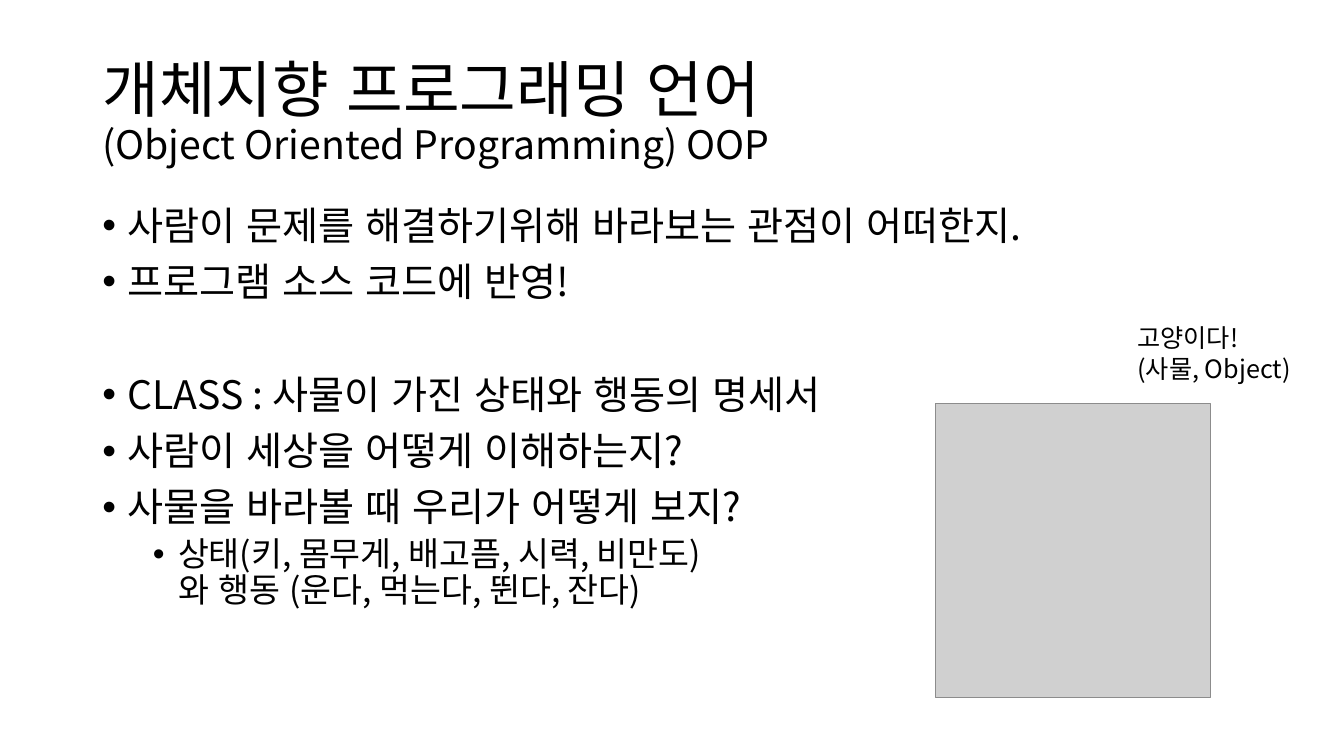
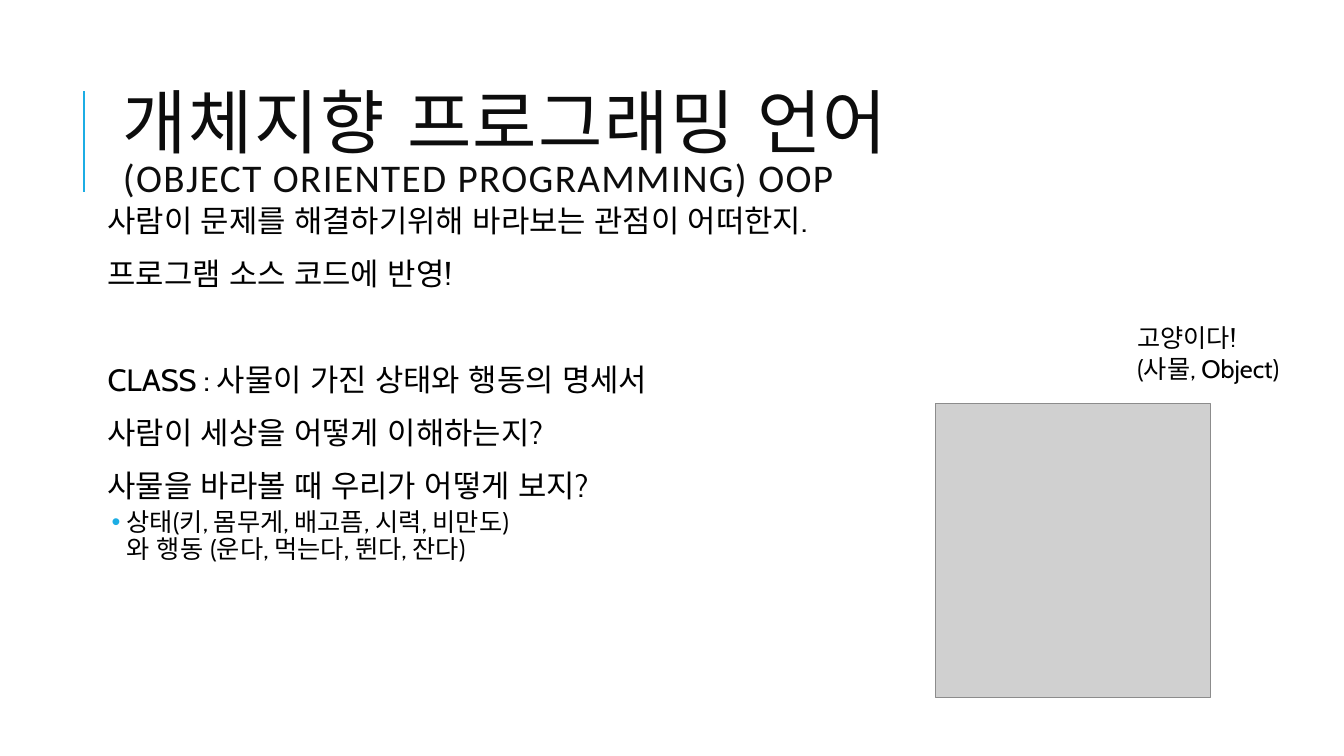
Before and after one commit to GyuCheol/happy_algorithm, a slide deck: slide 3 of ppt/OOP.pptx. Drawn at 1344x756 pixels with LibreOffice and Linux fonts; fonts in the diff are those of the drawing; grey boxes stand for pictures. Boxes give left, top, right and bottom in pixels: in the first picture for what was removed or moved away, otherwise in the second. Text is boxed around its words. In the diff, an @@ line names an element or a change of style, - is before the commit and + after.

```diff
--- a/ppt/OOP.pptx
+++ b/ppt/OOP.pptx
@@ title at (x1=123, y1=89, x2=887, y2=198): text changed; font Noto Sans CJK KR to Calibri; text colour #000000 to #0D0D0D @@
-개체지향 프로그래밍 언어
-(Object Oriented Programming) OOP
+개체지향 프로그래밍 언어
+(OBJECT ORIENTED PROGRAMMING) OOP
@@ line added from (84, 192) to (84, 91), #1CADE4 1.5 pt @@
@@ text "사람이 문제를 해결하기위해 바라보는 관점이 ..." at (x1=108, y1=206, x2=807, y2=562): size 28 to 22 pt in "사람이 문제를 해결하기위해 바라보는 관점이 어떠한지.", "프로그램 소스 코드에 반영!", "CLASS : 사물이 가진 상태와 행동의 명세서", "사람이 세상을 어떻게 이해하는지?" and 1 more places; font Noto Sans CJK KR to Cabin; size 24 to 18 pt in "상태(키, 몸무게, 배고픔, 시력, 비만도) 와 행동 ..."; bullet • to  ; more space between paragraphs; indent changed @@
@@ text "고양이다!" at (x1=1137, y1=326, x2=1279, y2=384): font Noto Sans CJK KR to Cabin @@
```
Also in this commit, not shown: 7 other slides changed, 3 slides added, 1 other file.
